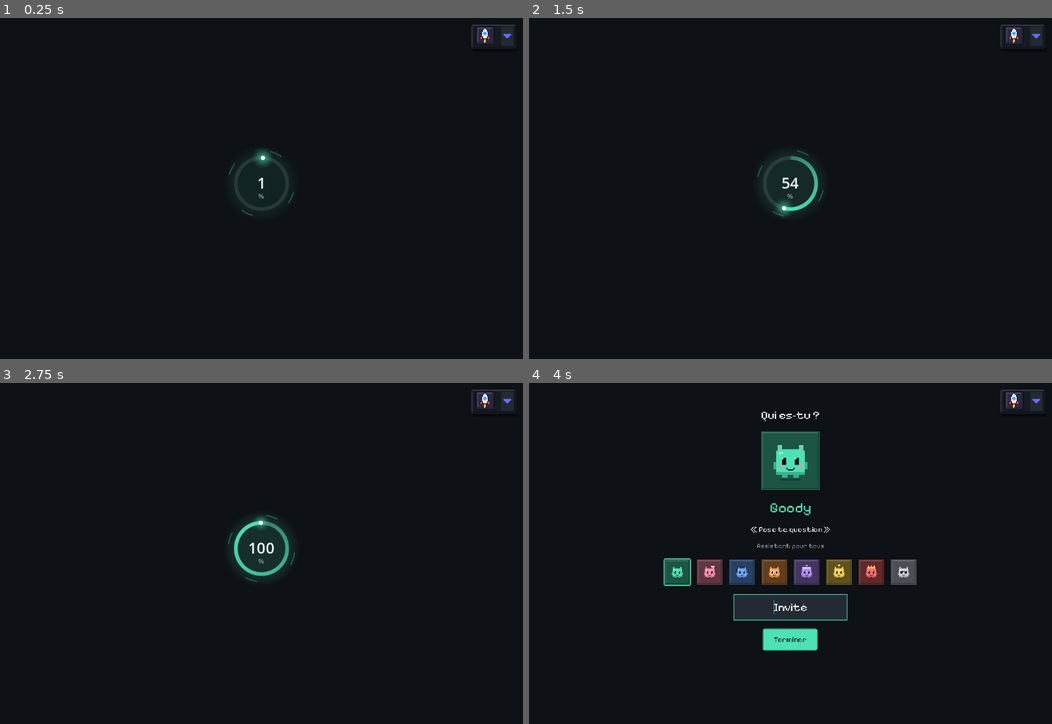
Above: before the commit, frames 1-4 (two rows, left to right).
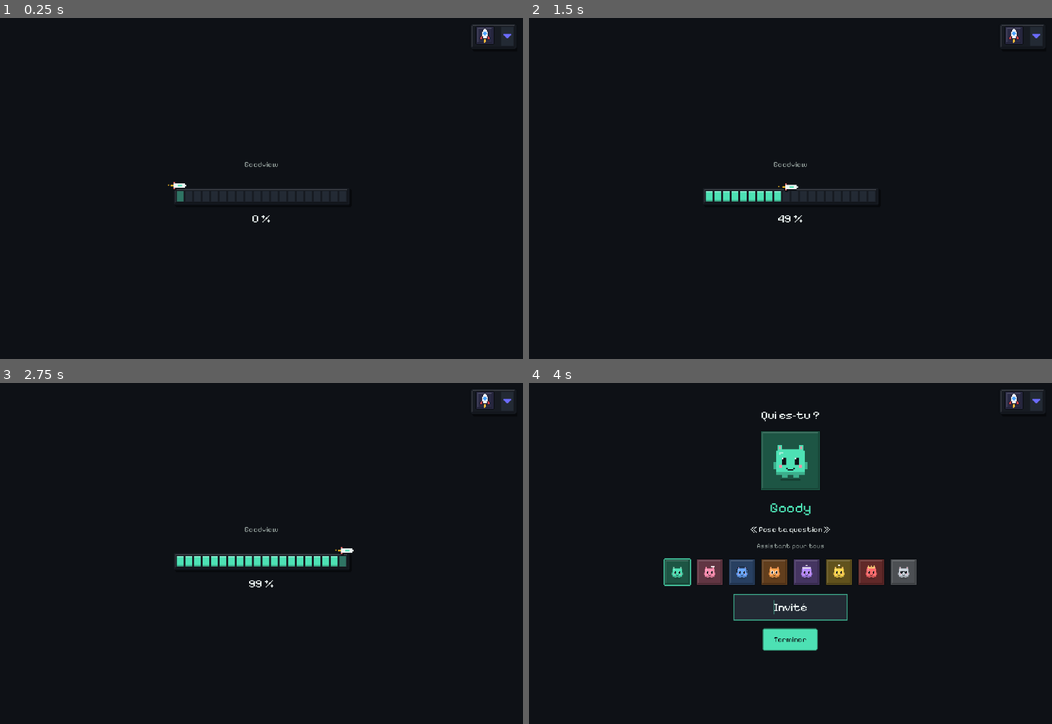
Above: after the commit, the same moments.

Repository: goodview-software/goodview-launcher
Game: Godot game, scene res://boot.tscn
Two runs of this game, one before a commit and one after it. Both use one fixed random seed, a clock stepped at 60 frames per second and the inputs below.
Inputs (mouse positions are in pixels of both pictures, inside the frame that each line leads up to):
- Up to frame 1 (0.25 s): no input
- Up to frame 2 (1.5 s): tap Enter (ui_accept) at 0.5, 0.77 s; move the mouse to (905, 171) at 0.52 s; hold Right 0.53-1.28 s; tap Tab at 0.6 s; click (905, 171) at 0.67 s; move the mouse to (685, 205) at 1.27 s; hold Left from 1.28 s (still down); tap Space at 1.35 s; click (685, 205) at 1.42 s
- Up to frame 3 (2.75 s): tap Enter (ui_accept) at 1.52 s; move the mouse to (313, 478) at 2.02 s; release Left at 2.03 s; hold Right from 2.03 s (still down); tap Tab at 2.1 s; click (313, 478) at 2.17 s
- Up to frame 4 (4 s): move the mouse to (764, 621) at 2.77 s; tap Space at 2.85 s; click (764, 621) at 2.92 s; tap Enter (ui_accept) at 3.02, 3.5, 3.77 s; move the mouse to (947, 604) at 3.52 s; release Right at 3.53 s; hold Left from 3.53 s (still down); tap Tab at 3.6 s; click (947, 604) at 3.67 s

The runs differ from the first frame. In frame 1, 1.2% of the frame differs, in the area x 32-67%, y 38-60%; in frame 2, 1.4%; in frame 3, 2.1%, in the area x 33-68%, y 38-60%; in frame 4, nothing differs.

Commit message:
Chargement : style pixel art (fusée sur barre segmentée, jetons du kit)
Co-Authored-By: Claude Sonnet 5.5 <noreply@anthropic.com>

Diff:
--- a/ui/cube_loader.gd
+++ b/ui/cube_loader.gd
@@ -1,27 +1,45 @@
 extends Control
-## Chargement moderne : anneau de progression lumineux (0 → 100 %) avec une comète qui tourne,
-## pourcentage au centre. `value` (0..1) ; `auto` = progression simulée ; `finish()` = 100 %.
+## Chargement (pixel art, charte Goodview) : une fusée avance sur une barre segmentée de 0 à 100 %.
+## Cahier des charges : style pixel du kit (KPx), couleurs = jetons du thème, animation par paliers (12 i/s),
+## pourcentage en police du thème, barre centrée, s'adapte à toute largeur. `value` 0..1 ; `auto` = simulé ; `finish()` = 100 %.
 ## (Nom de fichier conservé : utilisé par main.gd, home.gd et les tests.)
 const T := preload("res://ui/theme.gd")
-const RADIUS := 54.0
-const WIDTH := 7.0
+const Tk := preload("res://kit/tokens.gd")
+const KPx := preload("res://kit/ui/px.gd")
+
+const UNIT := 3.0  # taille d'un pixel du sprite
+const SEG := 14.0  # largeur d'un segment de la barre
+const GAP := 4.0
+const BAR_H := 22.0
+const MAX_W := 360.0
+const ROCKET := [
+	"...kk...........",
+	"..krkkkkkkk.....",
+	".kkwwwwwwwwk....",
+	"kyywwwbbbwwwk...",
+	".kkwwwwwwwwk....",
+	"..krkkkkkkk.....",
+	"...kk...........",
+]
 
 var value := 0.0: set = _set_value
-var shown := 0.0  # valeur lissée affichée
+var shown := 0.0
 var auto := true
 var _t := 0.0
+var _frame := 0
+var _pal := {}
 
 
 func _init() -> void:
 	custom_minimum_size = Vector2(0, 240)
 	size_flags_horizontal = Control.SIZE_EXPAND_FILL
+	mouse_filter = Control.MOUSE_FILTER_IGNORE
 
 
 func _set_value(v: float) -> void:
 	value = clampf(v, 0.0, 1.0)
 
 
-## Termine l'animation : 100 %.
 func finish() -> void:
 	auto = false
 	value = 1.0
@@ -31,39 +49,43 @@
 	_t += dt
 	if auto:
 		value = minf(0.99, 1.0 - exp(-_t / 2.5))
-	shown = lerpf(shown, value, 1.0 - exp(-8.0 * dt))
-	queue_redraw()
+	shown = lerpf(shown, value, 1.0 - exp(-7.0 * dt))
+	var f := int(_t * 12.0)  # paliers : look pixel
+	if f != _frame:
+		_frame = f
+		queue_redraw()
 
 
 func _draw() -> void:
-	var c := size * 0.5 - Vector2(0, 10)
-	var top := -PI * 0.5
-	# halo doux derrière l'anneau
-	for i in 6:
-		draw_circle(c, RADIUS + 26.0 - i * 4.0, Color(T.OK, 0.015 + 0.01 * shown))
-	# piste
-	draw_arc(c, RADIUS, 0.0, TAU, 96, Color(T.DIM, 0.18), WIDTH, true)
-	# anneau fin extérieur qui tourne (pointillé)
-	var spin := _t * 1.2
-	for i in 4:
-		var a0 := spin + i * TAU / 4.0
-		draw_arc(c, RADIUS + 16.0, a0, a0 + 0.35, 12, Color(T.OK, 0.35), 2.0, true)
-	# progression : dégradé d'opacité du début vers la tête
-	var end := top + TAU * shown
-	var n := maxi(1, int(shown * 90.0))
+	_pal = {"k": Tk.surface0, "w": Tk.text, "b": Tk.accent, "r": T.BAD, "y": T.WARN}
+	var w := minf(size.x - 2.0 * Tk.S8, MAX_W)
+	var n := maxi(4, int(w / (SEG + GAP)))
+	w = n * (SEG + GAP) - GAP
+	var bx := roundf((size.x - w) * 0.5)
+	var by := roundf(size.y * 0.5 + 6.0)
+	# cadre de la barre
+	KPx.panel(self, Rect2(bx - 8, by - 8, w + 16, BAR_H + 16), Tk.surface1, Tk.surface0, true, 1)
+	# segments (vides puis remplis, le dernier clignote)
+	var lit := shown * n
 	for i in n:
-		var a0 := top + TAU * shown * float(i) / n
-		var a1 := top + TAU * shown * float(i + 1) / n + 0.02
-		var k := float(i + 1) / n
-		draw_arc(c, RADIUS, a0, a1, 3, Color(T.OK, 0.25 + 0.75 * k), WIDTH, true)
-	# tête lumineuse
-	var head := c + Vector2.from_angle(end) * RADIUS
-	var pulse := 1.0 + 0.15 * sin(_t * 6.0)
-	for i in 5:
-		draw_circle(head, (WIDTH * 0.5 + 2.0 + i * 3.5) * pulse, Color(T.OK, 0.22 - i * 0.04))
-	draw_circle(head, WIDTH * 0.5 + 1.0, T.TEXT)
-	# pourcentage
-	var f := ThemeDB.fallback_font
-	var s := "%d" % int(round(shown * 100.0))
-	draw_string(f, c + Vector2(-60, 11), s, HORIZONTAL_ALIGNMENT_CENTER, 120, 32, T.TEXT)
-	draw_string(f, c + Vector2(-60, 32), "%", HORIZONTAL_ALIGNMENT_CENTER, 120, 14, T.DIM)
+		var r := Rect2(bx + i * (SEG + GAP), by, SEG, BAR_H)
+		if i < int(lit):
+			draw_rect(r, Tk.accent)
+			draw_rect(Rect2(r.position, Vector2(SEG, 3)), Tk.accent.lightened(0.3))
+			draw_rect(Rect2(r.position.x, r.end.y - 3, SEG, 3), Tk.accent.darkened(0.25))
+		elif i == int(lit) and (_frame / 3) % 2 == 0 and shown < 1.0:
+			draw_rect(r, Color(Tk.accent, 0.45))
+		else:
+			draw_rect(r, Tk.surface3)
+	# fusée au bout de la partie remplie (petit rebond par paliers)
+	var sz := KPx.sprite_size(ROCKET, UNIT)
+	var hx := clampf(bx + shown * w, bx, bx + w) - sz.x * 0.35
+	var hy := by + BAR_H * 0.5 - sz.y * 0.5 - 22.0 + float((_frame / 3) % 2) * UNIT
+	var flame := (_frame % 2) * UNIT
+	draw_rect(Rect2(hx - flame - UNIT, hy + sz.y * 0.5 - UNIT, UNIT, UNIT), Color(T.WARN, 0.6))
+	KPx.sprite(self, ROCKET, Vector2(hx, hy), UNIT, _pal)
+	# pourcentage + libellé
+	var f := get_theme_default_font()
+	var s := "%d %%" % int(round(shown * 100.0))
+	draw_string(f, Vector2(0, by + BAR_H + 44), s, HORIZONTAL_ALIGNMENT_CENTER, size.x, Tk.TEXT_SIZES["2xl"][0], Tk.text)
+	draw_string(f, Vector2(0, by - 30 - sz.y), "Goodview", HORIZONTAL_ALIGNMENT_CENTER, size.x, Tk.TEXT_SIZES["base"][0], Tk.text_muted)
